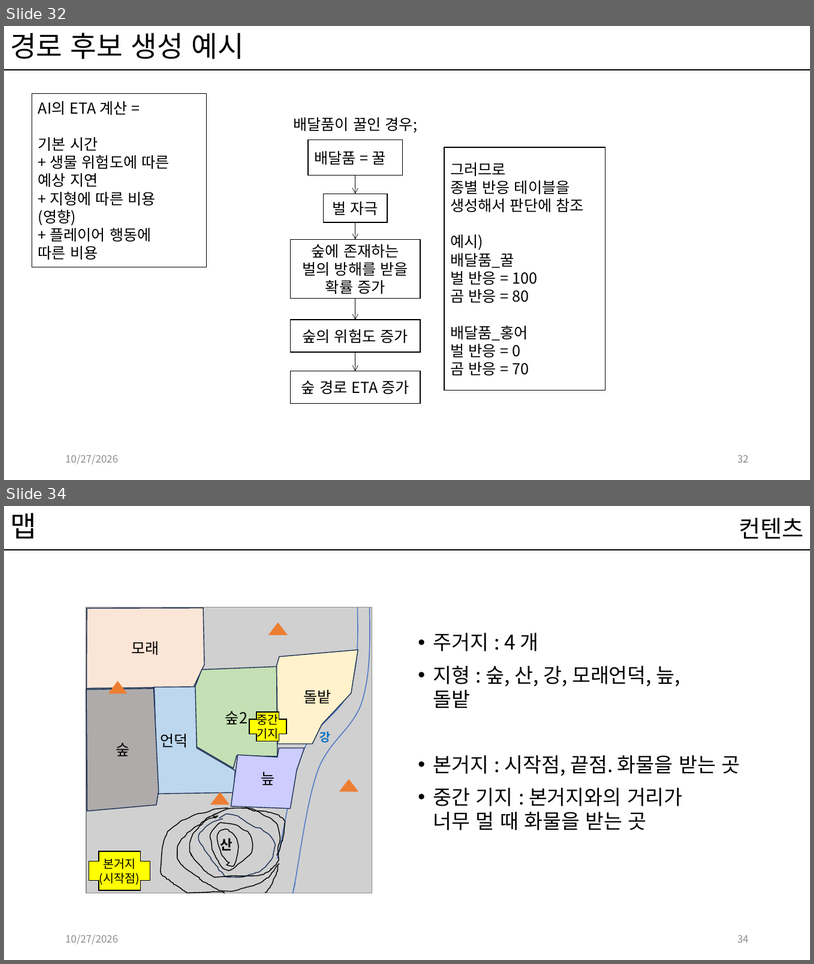
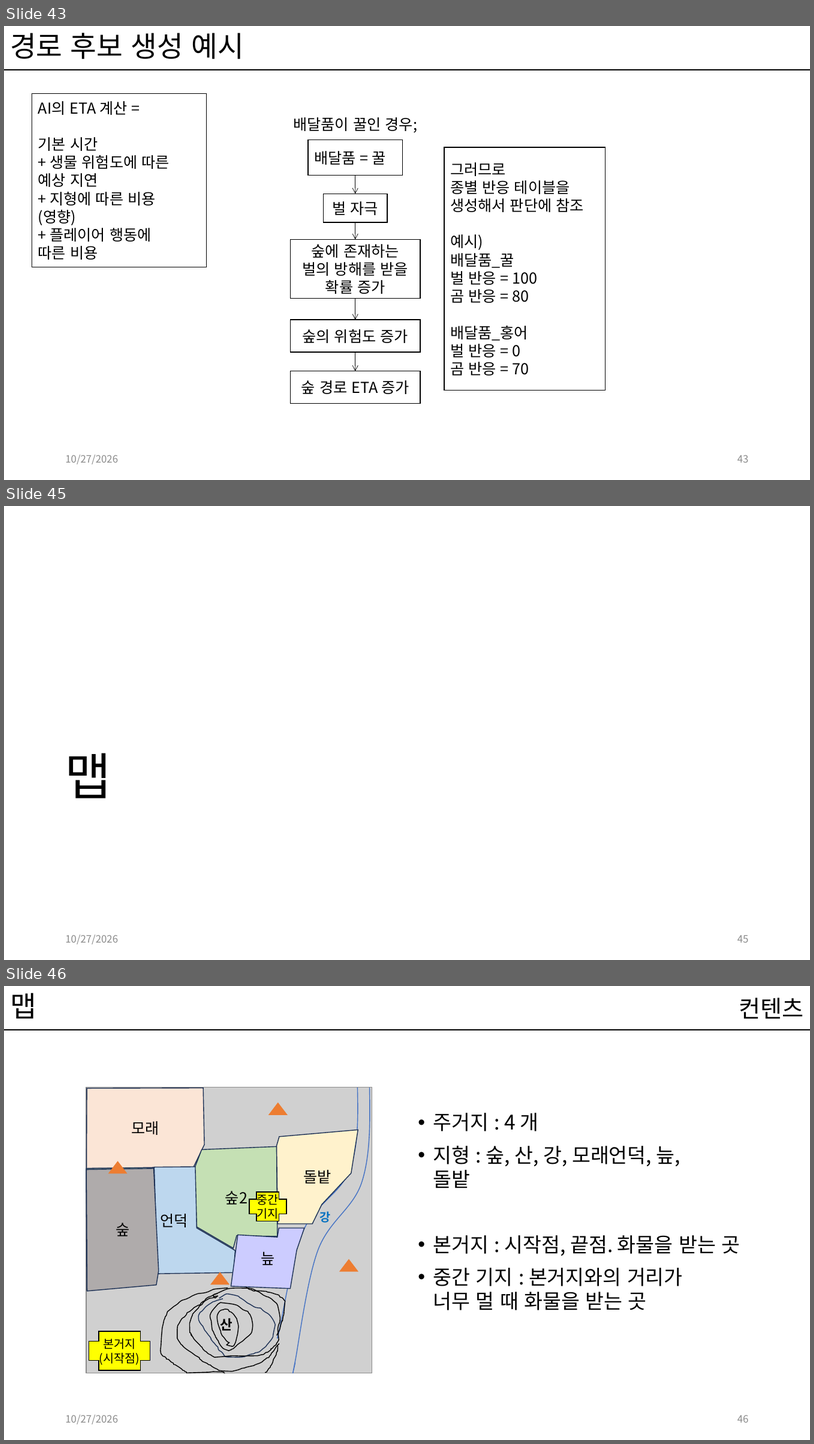
Before and after one commit to kwakyerin/2026_Graduation_Project, a slide deck: documents/HyunahKwon/design/designing/for_teammates/배트와 달트_기획.pptx. Shown one above the other, each under a label of ours: slides 32 and 34 before the commit, slides 43, 45 and 46 after it; the slides between them are not shown. The pictures are 814x964 and 814x1444 pixels, drawn with LibreOffice and Linux fonts; fonts in the diff are those of the drawing; grey boxes stand for pictures. Boxes give left, top, right and bottom in pixels: in the first picture for what was removed or moved away, otherwise in the second. Text is boxed around its words. In the diff, an @@ line names an element or a change of style, - is before the commit and + after.

```diff
--- a/documents/HyunahKwon/design/designing/for_teammates/배트와 달트_기획.pptx
+++ b/documents/HyunahKwon/design/designing/for_teammates/배트와 달트_기획.pptx
@@ slide 45 added at box(4, 506, 810, 960), background #FFFFFF @@
@@ title added at box(65, 753, 111, 798), 60 pt, text #000000 @@
+맵
@@ text added at box(65, 934, 118, 944), 12 pt, text #8C8C8C @@
+10/27/2026
@@ page number added at box(738, 935, 749, 942), 12 pt, text #8C8C8C @@
+45
@@ what was slide 32 is now slide 43 @@
@@ page number at box(738, 454, 749, 462): text changed @@
-32
+43
@@ what was slide 34 is now slide 46 @@
@@ page number at box(738, 1414, 749, 1422): text changed @@
-34
+46
```
Also in this commit, not shown: 5 slides changed, 11 other slides added.
